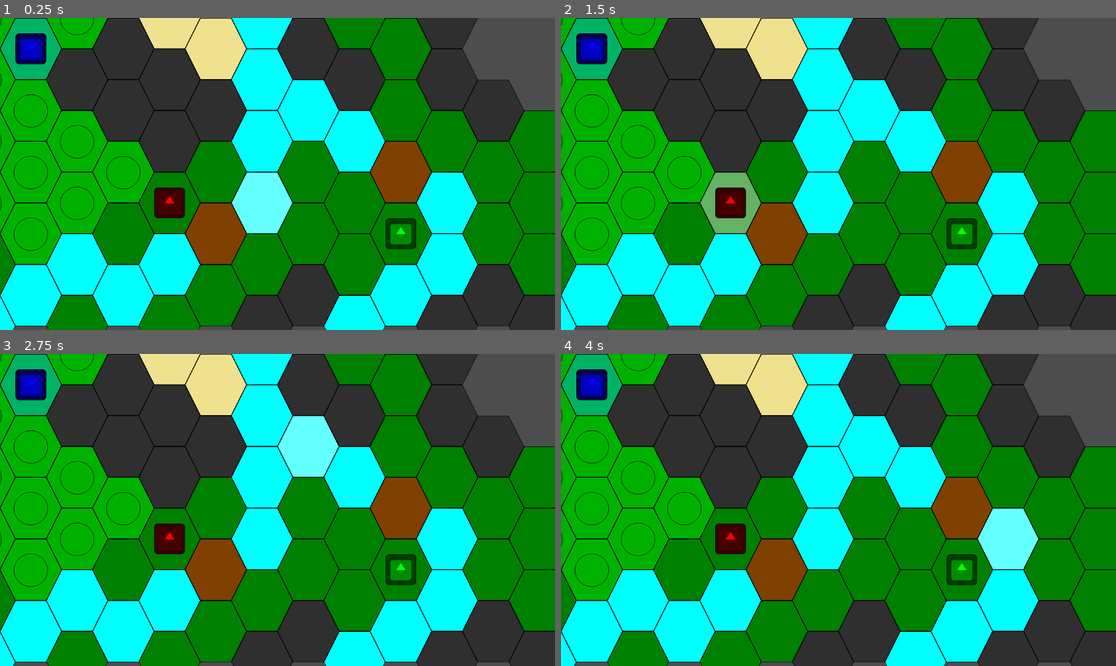
Above: before the commit, frames 1-4 (two rows, left to right).
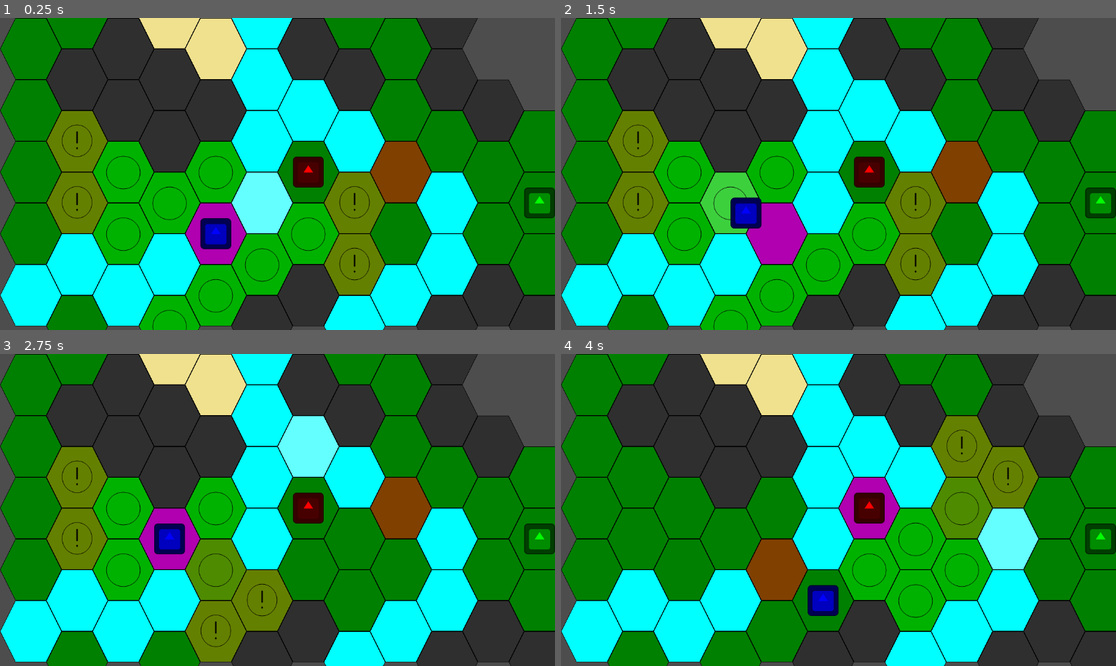
Above: after the commit, the same moments.

Repository: AidasLit/Hex-game-uni
Game: Godot game, scene res://main_scenes/combat_scene.tscn
Two runs of this game, one before a commit and one after it. Both use one fixed random seed, a clock stepped at 60 frames per second and the inputs below. The engine's default icon, where the game draws it, is replaced by a stand-in: a white triangle on a blue panel in a dark square.
Inputs (mouse positions are in pixels of both pictures, inside the frame that each line leads up to):
- Up to frame 1 (0.25 s): no input
- Up to frame 2 (1.5 s): tap Enter at 0.5 s; move the mouse to (960, 158) at 0.52 s; click (960, 158) at 0.67 s; tap Space at 1.25 s; move the mouse to (727, 189) at 1.27 s; click (727, 189) at 1.42 s
- Up to frame 3 (2.75 s): tap Enter at 2 s; move the mouse to (333, 441) at 2.02 s; click (333, 441) at 2.17 s
- Up to frame 4 (4 s): tap Space at 2.75 s; move the mouse to (810, 572) at 2.77 s; click (810, 572) at 2.92 s; move the mouse to (1005, 556) at 3.52 s; click (1005, 556) at 3.67 s

The runs differ from the first frame. In frame 1, 28% of the frame differs, in the area x 0-100%, y 0-100%; in frame 2, 28%; in frame 3, 23%; in frame 4, 27%.

Commit message:
marked last layer of available movement

Diff:
--- a/main_scenes/availability_layer.gd
+++ b/main_scenes/availability_layer.gd
@@ -9,11 +9,15 @@
 func _process(delta: float) -> void:
 	pass
 
-func draw_availability(list : Array[Vector2i]) -> void:
+func draw_availability(list : Array[Vector2i], last_layer : Array[Vector2i] = []) -> void:
 	clear()
 
 	for tile : Vector2i in list:
 		set_cell(tile, 0, Globals.transparent_tile_coords["green"])
+
+	if last_layer:
+		for tile : Vector2i in last_layer:
+			set_cell(tile, 0, Globals.transparent_tile_coords["orange"])
 
 func is_available(cell : Vector2i) -> bool:
 	var data = get_cell_tile_data(cell)
--- a/main_scenes/combat_scene.gd
+++ b/main_scenes/combat_scene.gd
@@ -19,10 +19,6 @@
 	if not action_lock:
 		if event is InputEventMouseButton:
 			if event.pressed:
-				# TODO there's a bug somewhere allowing an unit to move twice.
-				# I suspect it's some sort of a race condition, but needs more investigation
-				# UPDATE 1: found a flaw in the logic and fixed it, but can't confirm a bugfix
-				#  that said I have not had it happen once since
 				move_to_position(event.position)
 
 # Called every frame. 'delta' is the elapsed time since the previous frame.
@@ -31,7 +27,8 @@
 		get_tree().quit()
 
 func _setup_units() -> void:
-	var i = 0
+	var RNG = RandomNumberGenerator.new()
+	var i = RNG.randi_range(0, grid_system.astargrid.get_point_count()/3)
 	for unit : PlayableUnit in get_tree().get_nodes_in_group("unit"):
 		var start_location = grid_system._map_to_local(Vector2i(grid_system.astargrid.get_point_position(i)))
 
@@ -40,17 +37,19 @@
 		action_queue.push_back(unit)
 
 		grid_system.set_unit_on_tile(start_location, true)
-		i += 12
+		i += RNG.randi_range(0, grid_system.astargrid.get_point_count()/3)
 
 	active_unit = action_queue.pop_front()
 	await active_unit.done_moving
 	grid_system.set_availability(active_unit)
 
 func move_to_position(move_to : Vector2) -> void:
+	action_lock = true
+
 	if not grid_system.availability_layer.is_available(grid_system._local_to_map(move_to)):
+		action_lock = false
 		return
 
-	action_lock = true
 	var path = grid_system.get_navigation_path(active_unit.global_position, move_to)
 	path.pop_front()
 
--- a/main_scenes/combat_scene.tscn
+++ b/main_scenes/combat_scene.tscn
@@ -19,7 +19,7 @@
 metadata/_edit_lock_ = true
 
 [node name="base-layer" type="TileMapLayer" parent="grid-system"]
-tile_map_data = PackedByteArray("AAAAAAEAAQAAAAAAAAABAAIAAQA …(191 unchanged characters)… AAAAAAAAAFAP//AQACAAAAAAADAP//AQABAAAAAAD/////AQAAAAAAAAD//wAAAQAAAAAAAAD//wEAAQAAAAAAAAD//wIAAQAAAAAAAAD//wMAAQAAAAAAAAD//wQAAQACAAAAAAAAAAIAAQAAAAAAAAAAAAMAAQAAAAAAAAAAAAQAAQ …(716 unchanged characters)…
+tile_map_data = PackedByteArray("AAAAAAEAAQAAAAAAAAABAAIAAQA …(191 unchanged characters)… AAAAAAAAAFAP//AQACAAAAAAADAP//AQABAAAAAAAAAAIAAQAAAAAAAAAAAAMAAQAAAAAAAAAAAAQAAQ …(716 unchanged characters)…
 tile_set = ExtResource("3_odvqy")
 
 [node name="hover-layer" type="TileMapLayer" parent="grid-system"]
@@ -36,18 +36,15 @@
 
 [node name="solider" parent="units" instance=ExtResource("5_7rlxc")]
 modulate = Color(0, 0, 1, 1)
-position = Vector2(157, 378)
 my_name = "blue"
 max_range = 3
 
 [node name="solider2" parent="units" instance=ExtResource("5_7rlxc")]
 modulate = Color(1, 0, 0, 1)
-position = Vector2(744, 385)
 my_name = "red"
 max_range = 3
 
 [node name="solider3" parent="units" instance=ExtResource("5_7rlxc")]
 modulate = Color(0, 1, 0, 1)
-position = Vector2(450, 577)
 my_name = "green"
-max_range = 3
+max_range = 8
--- a/main_scenes/grid_system.gd
+++ b/main_scenes/grid_system.gd
@@ -110,15 +110,22 @@
 	var available_tiles : Array[Vector2i] = []
 
 	var current_level : Array[int] = [cells.get(_local_to_map(unit.global_position))]
+	var last_level : Array[Vector2i] = []
+
 	for i in unit.movement_range:
 		current_level = _cycle_neighbors(available_points, current_level)
+
+		if i == unit.movement_range - 1:
+			for point in current_level:
+				var tile = Vector2i(astargrid.get_point_position(point))
+				last_level.append(tile)
 
 	for point : int in available_points:
 		var tile = Vector2i(astargrid.get_point_position(point))
 		available_tiles.append(tile)
 
-	availability_layer.draw_availability(available_tiles)
-	availability_layer.set_cell(_local_to_map(unit.global_position), 0, Globals.transparent_tile_coords["blue"])
+	availability_layer.draw_availability(available_tiles, last_level)
+	availability_layer.set_cell(_local_to_map(unit.global_position), 0, Globals.transparent_tile_coords["pink"])
 
 func _cycle_neighbors(available_points : Array[int], current_level : Array[int]) -> Array[int]:
 	var neighbors : Array[int] = []
--- a/units/unit_test.gd
+++ b/units/unit_test.gd
@@ -21,6 +21,8 @@
 		tween.tween_property(self, "global_position", next_step, 0.1)
 		await tween.finished
 
+		await get_tree().create_timer(0.1).timeout
+
 	done_moving.emit()
 
 # travels to a cell, for singular use only
Binary file changed: assets/Terrain - Solid transparent - no Outline - 128x128.png
